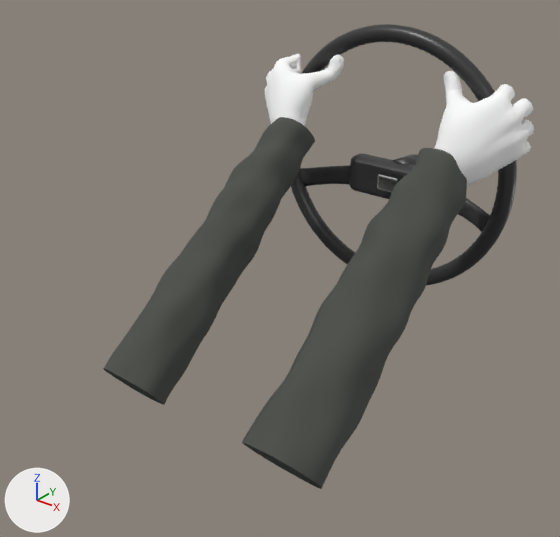
Before and after pictures for a commit that changed the glTF model models/wheel_hands/wheel_hands.glb.
Camera for both pictures: a camera (50 mm lens) standing at (0.582, -0.993, 0.371) and looking at (-0.018, -0.244, -0.093). Lighting does not change. The marker at lower left points along +X, +Y and +Z. The first picture is the older version. Vertices at exactly the same position are counted once.

Names of what the first picture shows: 'hand_L', 'hand_R', 'sleeve_L', 'sleeve_R', 'wheel_horn', 'wheel_rim', 'wheel_spoke_-1' and 3 more.
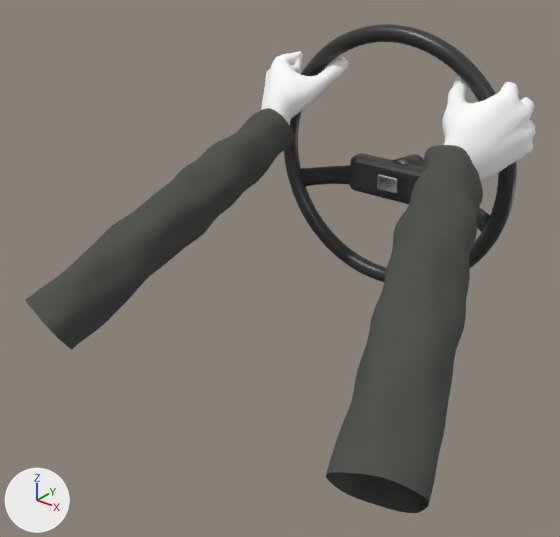
Diff of the bpy script that builds the scene:
```diff
--- a/models/wheel_hands/wheel_hands.glb.py
+++ b/models/wheel_hands/wheel_hands.glb.py
@@ me_hand_l @@
 # used by ob_hand_l; location = (0.0, 0.0, 0.0)
-me_hand_l.from_pydata(...)  # 1712 vertices, 3408 faces; spans x -0.2193..-0.0831, y -0.0956..0.0121, z 0.0098..0.1515
+me_hand_l.from_pydata(...)  # 1712 vertices, 3408 faces; spans x -0.2236..-0.0897, y -0.1049..0.0222, z 0.018..0.1453
+# me_hand_l part 1: 1712 of 1712 vertices moved; they spanned x -0.2193..-0.0831, y -0.0956..0.0121, z 0.0098..0.1515 and now span x -0.2236..-0.0897, y -0.1049..0.0222, z 0.018..0.1453; mean shift (-0.0037, 0.0058, 0.0014)
 me_hand_l.materials.append(mat_hand_skin)
@@ me_hand_r @@
 # used by ob_hand_r; location = (0.0, 0.0, 0.0)
-me_hand_r.from_pydata(...)  # 1712 vertices, 3408 faces; spans x 0.0831..0.2193, y -0.0956..0.0121, z 0.0098..0.1515
+me_hand_r.from_pydata(...)  # 1712 vertices, 3408 faces; spans x 0.0897..0.2236, y -0.1049..0.0222, z 0.018..0.1453
+# me_hand_r part 2: 1712 of 1712 vertices moved; they spanned x 0.0831..0.2193, y -0.0956..0.0121, z 0.0098..0.1515 and now span x 0.0897..0.2236, y -0.1049..0.0222, z 0.018..0.1453; mean shift (0.0037, 0.0058, 0.0014)
 me_hand_r.materials.append(mat_hand_skin)
@@ me_sleeve_l @@
 # used by ob_sleeve_l; location = (0.0, 0.0, 0.0)
-me_sleeve_l.from_pydata(...)  # 1880 vertices, 3680 faces; spans x -0.184..-0.077, y -0.454..-0.05, z -0.281..0.067
+me_sleeve_l.from_pydata(...)  # 1880 vertices, 3680 faces; spans x -0.324..-0.11, y -0.477..-0.062, z -0.227..0.079
+# me_sleeve_l part 3: the whole mesh is multiplied about its middle by the matrix ((0.956, 0.274, 0.107), (-0.285, 0.953, 0.101), (-0.074, -0.127, 0.989)), then moved by (-0.082, -0.019, 0.034)
 me_sleeve_l.materials.append(mat_coat_wool)
@@ me_sleeve_r @@
 # used by ob_sleeve_r; location = (0.0, 0.0, 0.0)
-me_sleeve_r.from_pydata(...)  # 1880 vertices, 3680 faces; spans x 0.077..0.184, y -0.454..-0.05, z -0.281..0.067
+me_sleeve_r.from_pydata(...)  # 1880 vertices, 3680 faces; spans x 0.11..0.324, y -0.477..-0.062, z -0.227..0.079
+# me_sleeve_r part 4: the whole mesh is multiplied about its middle by the matrix ((0.956, -0.274, -0.107), (0.285, 0.953, 0.101), (0.074, -0.127, 0.989)), then moved by (0.082, -0.019, 0.034)
 me_sleeve_r.materials.append(mat_coat_wool)
```

Location of each change, (x1, y1, x2, y2) in pixels of the pictures (560 x 537 px):
'sleeve_R', reshaped (30% narrower, 8% taller)
    before: (242, 148, 467, 489)
    after: (326, 145, 483, 513)
'sleeve_L', reshaped (28% wider, 16% shorter)
    before: (104, 117, 315, 405)
    after: (25, 108, 296, 349)
'hand_R', reshaped (9% shorter)
    before: (434, 71, 534, 186)
    after: (442, 76, 536, 181)
'hand_L', reshaped (10% wider)
    before: (265, 54, 344, 127)
    after: (261, 51, 348, 125)
